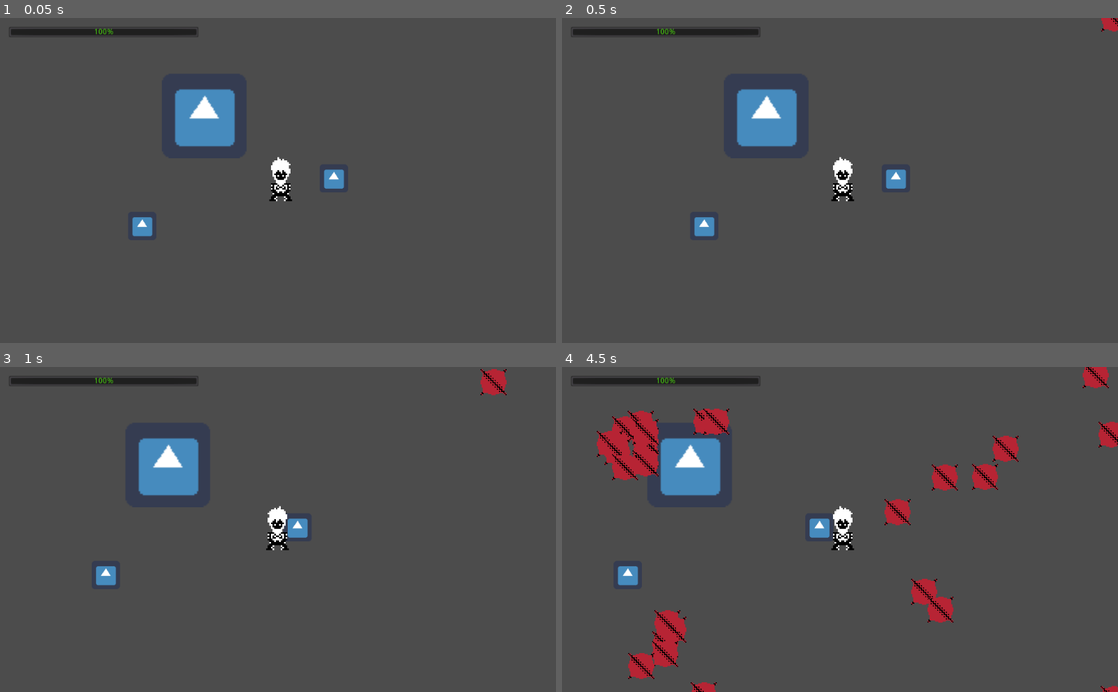
Above: before the commit, frames 1-4 (two rows, left to right).
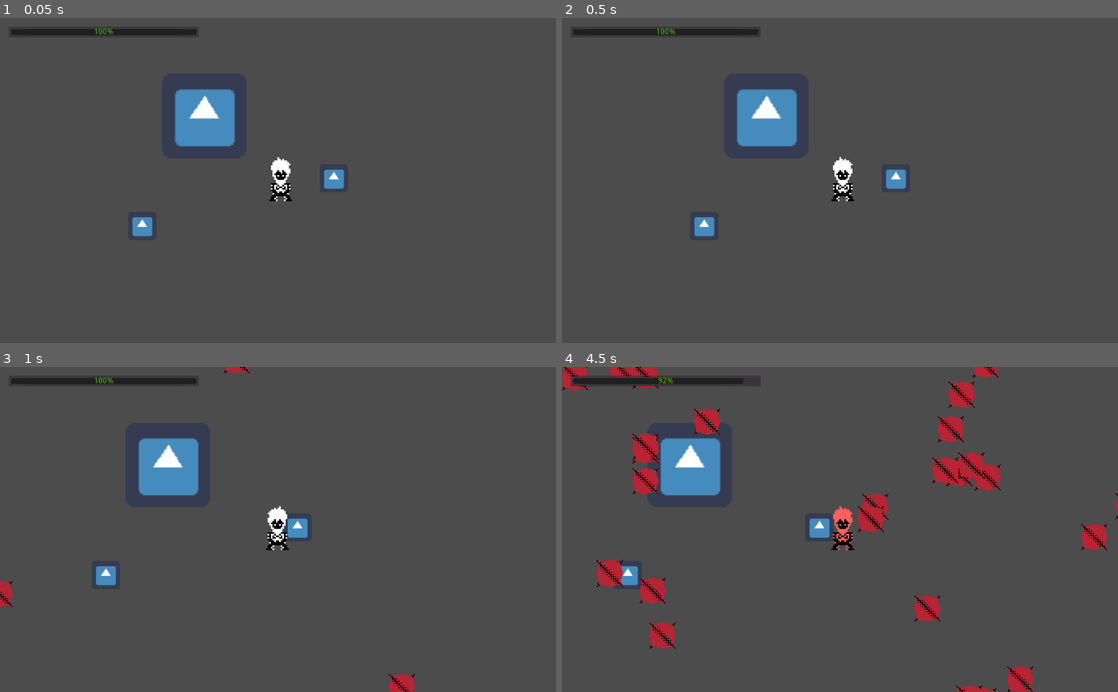
Above: after the commit, the same moments.

Repository: ArieSH3/Game-Development
Game: Godot game, scene res://Scenes/Main.tscn
Two runs of this game, one before a commit and one after it. Both use one fixed random seed, a clock stepped at 60 frames per second and the inputs below. The engine's default icon, where the game draws it, is replaced by a stand-in: a white triangle on a blue panel in a dark square.
Inputs (mouse positions are in pixels of both pictures, inside the frame that each line leads up to):
- Up to frame 1 (0.05 s): no input
- Up to frame 2 (0.5 s): no input
- Up to frame 3 (1 s): move the mouse to (400, 513) at 0.52 s; hold Right (ui_right) from 0.53 s (still down); tap Space (dash) at 0.6 s
- Up to frame 4 (4.5 s): move the mouse to (728, 545) at 1.27 s; release Right (ui_right) at 1.28 s; hold Down (ui_down) 1.28-2.03 s; click (728, 545) at 1.35 s; move the mouse to (895, 458) at 2.02 s; hold Right (ui_right) 2.03-2.78 s; tap Space (dash) at 2.1, 3.6 s; move the mouse to (812, 594) at 2.77 s; hold Up (ui_up) 2.78-3.53 s; click (812, 594) at 2.85 s; move the mouse to (1006, 578) at 3.52 s; hold Left (ui_left) from 3.53 s (still down); move the mouse to (673, 480) at 4.27 s; click (673, 480) at 4.35 s

Frame 1 is identical in both runs. In frame 2, 0.1% of the frame differs, in the area x 97-100%, y 0-5%; in frame 3, 0.8%; in frame 4, 9.3%, in the area x 0-100%, y 0-100%.

Commit message:
Add files via upload

Diff:
--- a/Roguelite ActionRPG/Scenes/Enemy.tscn
+++ b/Roguelite ActionRPG/Scenes/Enemy.tscn
@@ -14,7 +14,7 @@
 ]]
 position = Vector2( -11.1085, 301.293 )
 collision_layer = 2
-collision_mask = 2147483650
+collision_mask = 2147483648
 script = ExtResource( 2 )
 __meta__ = {
 "_edit_group_": true
@@ -28,6 +28,8 @@
 shape = SubResource( 1 )
 
 [node name="Area2D" type="Area2D" parent="."]
+monitorable = false
+collision_layer = 0
 __meta__ = {
 "_edit_group_": true
 }
--- a/Roguelite ActionRPG/Scenes/Main.tscn
+++ b/Roguelite ActionRPG/Scenes/Main.tscn
@@ -1,16 +1,21 @@
-[gd_scene load_steps=5 format=2]
+[gd_scene load_steps=6 format=2]
 
 [ext_resource path="res://Scenes/Character.tscn" type="PackedScene" id=1]
 [ext_resource path="res://Scenes/Barrier.tscn" type="PackedScene" id=2]
+[ext_resource path="res://Scenes/Enemy.tscn" type="PackedScene" id=3]
 [ext_resource path="res://Scripts/Main.gd" type="Script" id=5]
 
 [sub_resource type="Curve2D" id=1]
 _data = {
-"points": PoolVector2Array( 0, 0, 0, 0, -567.755, -362.062, 0, 0, 0, 0, 560.245, -362.062, 0, 0, 0, 0, 560.245, -2.06152, 0, 0, 0, 0, 560.245, 357.938, 0, 0, 0, 0, -567.755, 357.938, 0, 0, 0, 0, -567.755, -362.062 )
+"points": PoolVector2Array( 0, 0, 0, 0, -575.755, -346.062, 0, 0, 0, 0, 576.245, -346.062, 0, 0, 0, 0, 584.245, 357.938, 0, 0, 0, 0, -583.755, 349.938, 0, 0, 0, 0, -575.755, -346.062 )
 }
 
 [node name="Main" type="Node2D"]
 script = ExtResource( 5 )
+__meta__ = {
+"_edit_group_": true
+}
+mob_scene = ExtResource( 3 )
 
 [node name="Barrier" parent="." instance=ExtResource( 2 )]
 position = Vector2( 606.496, 278.275 )
@@ -30,4 +35,4 @@
 curve = SubResource( 1 )
 
 [node name="MobSpawnLocation" type="PathFollow2D" parent="Character/MobPath"]
-position = Vector2( -567.755, -362.062 )
+position = Vector2( -575.755, -346.062 )
--- a/Roguelite ActionRPG/Scripts/Character.gd
+++ b/Roguelite ActionRPG/Scripts/Character.gd
@@ -71,7 +71,6 @@
 func on_death_handler():
 	print('Player: I have died!')
 	is_dead = true
-	emit_signal("player_dead")
 	# Removes the scene from the queue (deleting the scene/node)
 	# queue_free()
 	# Hides the player as if he has died because removing him with queue_free()
--- a/Roguelite ActionRPG/Scripts/Enemy.gd
+++ b/Roguelite ActionRPG/Scripts/Enemy.gd
@@ -63,7 +63,7 @@
 
 func enemy_move():
 	motion = Vector2.ZERO
-	if can_move:
+	if can_move and character:
 		if !player_is_dead: # Does the check if player scene still exists
 			motion = position.direction_to(character.position) * speed
 
--- a/Roguelite ActionRPG/Scripts/Main.gd
+++ b/Roguelite ActionRPG/Scripts/Main.gd
@@ -1,5 +1,8 @@
 extends Node2D
 
+# Gives the ability to assing scene property values trough Main Inspector
+# In this case we just choose Enemy.tscn
+export (PackedScene) var mob_scene
 
 onready var enemy = preload("res://Scenes/Enemy.tscn")
 
@@ -30,19 +33,29 @@
 
 	# Checks if there is a certain limit of mobs on map and then it stops spawning more to not clog up memory
 	if get_tree().get_nodes_in_group('Enemies').size() < max_enemies_on_map:
-		player_position = get_node("Character").position
-		pos = Vector2(rand_range(player_position.x-(resolution.x/2 + spawn_offset), player_position.x + (resolution.x/2 + spawn_offset)), rand_range(player_position.y-(resolution.y/2 + spawn_offset), player_position.y+(resolution.y/2 + spawn_offset)))
-		while pos.x < player_position.x + resolution.x/2 and pos.x > player_position.x - resolution.x/2 or pos.y < player_position.y + resolution.y/2 and pos.y > player_position.y - resolution.y/2:
+		# Checks if player exists and if so it will keep spawning enemies
+		if get_node_or_null("Character"):
+			player_position = get_node("Character").position
 			pos = Vector2(rand_range(player_position.x-(resolution.x/2 + spawn_offset), player_position.x + (resolution.x/2 + spawn_offset)), rand_range(player_position.y-(resolution.y/2 + spawn_offset), player_position.y+(resolution.y/2 + spawn_offset)))
+			while pos.x < player_position.x + resolution.x/2 and pos.x > player_position.x - resolution.x/2 and pos.y < player_position.y + resolution.y/2 and pos.y > player_position.y - resolution.y/2:
+				pos = Vector2(rand_range(player_position.x-(resolution.x/2 + spawn_offset), player_position.x + (resolution.x/2 + spawn_offset)), rand_range(player_position.y-(resolution.y/2 + spawn_offset), player_position.y+(resolution.y/2 + spawn_offset)))
 
-#		var mob_spawn_location = get_node("Character/MobPath/MobSpawnLocation") # test
-#		mob_spawn_location.offset = randi() # test
-#		print('Position mob: ', mob_spawn_location.position)
+	#		var mob_spawn_location = get_node("Character/MobPath/MobSpawnLocation") # test
+	#		mob_spawn_location.offset = randi() # test
+	#		print('Position mob: ', mob_spawn_location.position)
 
-		var enm = enemy.instance()
-#		enm.position = mob_spawn_location.position # test
-		enm.position = pos
-		add_child(enm)
-		can_spawn = false
-		yield (get_tree().create_timer(enemy_spawn_rate), 'timeout')
-		can_spawn = true
+			var enm = enemy.instance()
+	#		var mob = mob_scene.instance() # test
+
+	#		var mob_spawn_location = get_node("Character/MobPath/MobSpawnLocation") # test
+	#		mob_spawn_location.offset = randi() # test
+	#
+			enm.position = pos
+			# mob.position = mob_spawn_location.position # test
+
+			add_child(enm)
+			# add_child(mob) # test
+
+			can_spawn = false
+			yield (get_tree().create_timer(enemy_spawn_rate), 'timeout')
+			can_spawn = true
